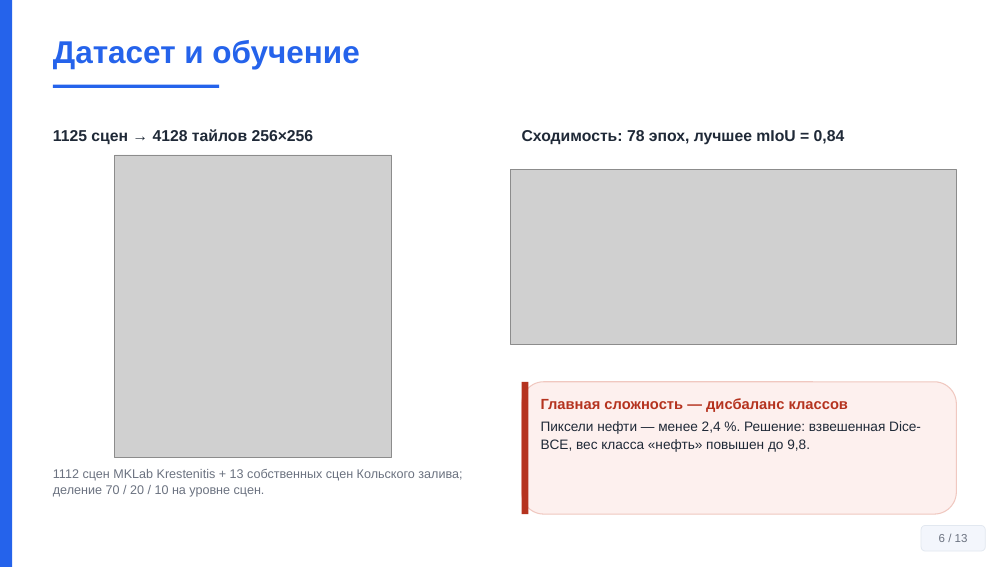
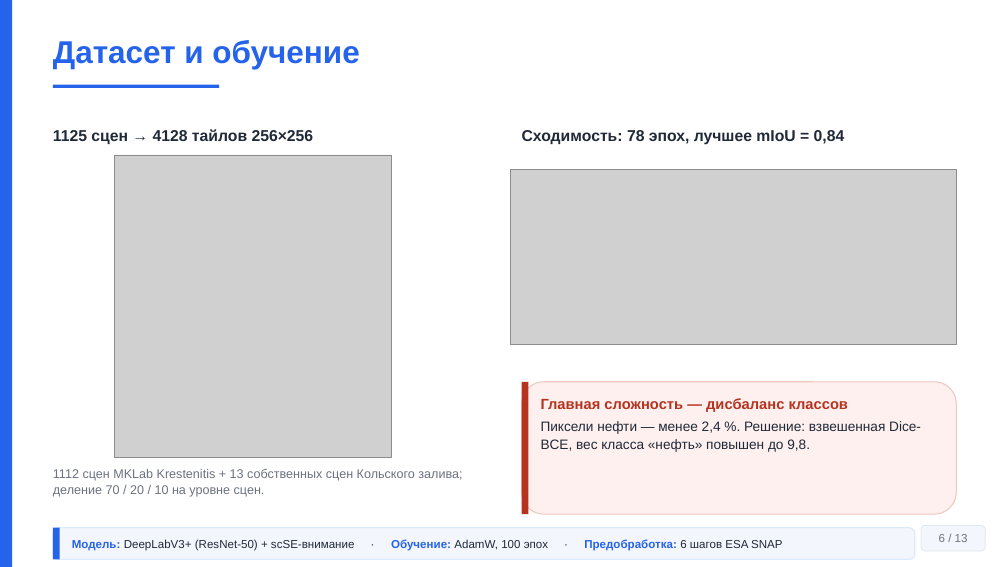
Before and after one commit to Confucius-hub/spbu_db_hw, a slide deck: slide 6 of thesis/vkr_final/Презентация_Финал_Байханов_2026.pptx. Drawn at 1008x567 pixels with LibreOffice and Linux fonts; fonts in the diff are those of the drawing; grey boxes stand for pictures. Boxes give left, top, right and bottom in pixels: in the first picture for what was removed or moved away, otherwise in the second. Text is boxed around its words. In the diff, an @@ line names an element or a change of style, - is before the commit and + after.

```diff
--- a/thesis/vkr_final/Презентация_Финал_Байханов_2026.pptx
+++ b/thesis/vkr_final/Презентация_Финал_Байханов_2026.pptx
@@ rounded rectangle added at (53, 528, 915, 560), fill #F3F6FC, outline #DBEAFE 1 pt @@
@@ rectangle added at (53, 528, 60, 560), fill #2563EB @@
@@ text added at (72, 539, 782, 551), 11 pt, text #1F2937 @@
+Модель: DeepLabV3+ (ResNet-50) + scSE-внимание · Обучение: AdamW, 100 эпох · Предобработка: 6 шагов ESA SNAP
```
Also in this commit, not shown: 4 slides removed, 3 other files.
